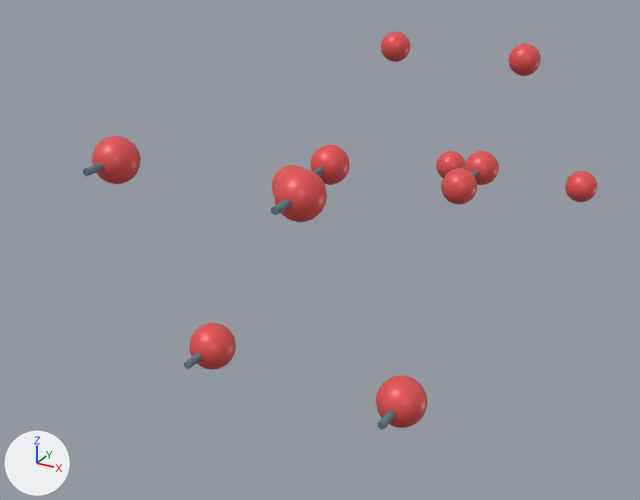
What one commit did to the glTF model ChemDex/assets/periodic-table/crystals/chat-solid-oxygen-beta.glb.
One viewpoint serves both versions: a 50 mm lens placed at (5.71, -13.1, 4.88), pointed at (-0.91, -1.07, -1.14). Lighting does not change. The marker at lower left points along +X, +Y and +Z. The first picture is the older version.

Names of what the first picture shows: 'Mesh_1.007', 'Mesh_1.008', 'Mesh_1.009', 'O · O · 1.001', 'O · O · 1.002', 'O · O · 1.003', 'O · O · 1.004', 'O · O · 1.006', 'O · O · 1.007', 'O · O · 1.008', 'O · O · 1.009', 'O · O · 1.010', 'O · O · 1.011' and 5 more.
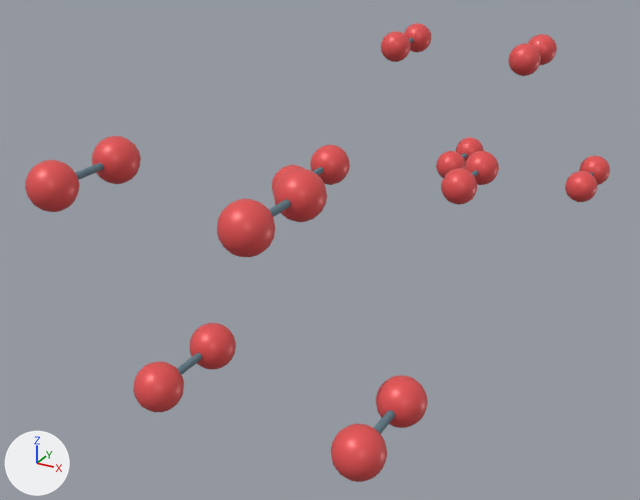
Location of each change, [x1, y1, x2, y2] in pixels of the pictures (640 x 500 px):
'O · O · 1.019', added (red)
    after: [217, 199, 275, 257]
'O · O · 1.018', added (red)
    after: [331, 424, 387, 482]
'O · O · 1.017', added (red)
    after: [25, 160, 79, 212]
'O · O · 1.016', added (red)
    after: [133, 362, 184, 412]
'O · O · 1.013', added (red)
    after: [404, 23, 431, 52]
'O · O · 1.014', added (red)
    after: [579, 156, 610, 185]
'O · O · 1.015', added (red)
    after: [528, 34, 557, 65]
'Mesh_1.007', moved, rescaled
    before: [271, 199, 291, 215]
    after: [75, 163, 104, 180]
'O · O · 1.012', added
    after: [456, 137, 484, 162]
'Mesh_1.008', moved (mostly hidden)
    before: [472, 170, 478, 177]
    after: [374, 410, 395, 434]
'Mesh_1.009', moved (mostly hidden)
    before: [313, 167, 323, 175]
    after: [269, 199, 291, 217]
'Mesh_1.006', moved (not visible before)
    after: [177, 353, 202, 375]

The edits, one by one:
Object 'Mesh_1.006' (ob_mesh_1_006) moves from (1.413, -0.294, 2.447) to (0.0, -10.16, 0.0).
Object 'Mesh_1.007' (ob_mesh_1_007) moves from (1.413, -9.866, 2.447) to (-1.413, -10.16, 2.447).
Object 'Mesh_1.007' (ob_mesh_1_007) is rescaled from (0.055, 0.055, 0.588) to (0.055, 0.055, 1.18).
Object 'Mesh_1.008' (ob_mesh_1_008) moves from (1.413, -3.387, 0.816) to (2.826, -10.16, 0.0).
Object 'Mesh_1.009' (ob_mesh_1_009) moves from (0.0, -6.773, 1.632) to (1.413, -10.16, 2.447).
Object 'O · O · 1.019' (ob_o___o___1_019) is new; it shows me_mesh_0.
Its parent is ob_β_oxygen_rắn___điều_kiện_nguồn.
Its location is (1.413, -10.75, 2.447).
Object 'O · O · 1.018' (ob_o___o___1_018) is new; it shows me_mesh_0.
Its parent is ob_β_oxygen_rắn___điều_kiện_nguồn.
Its location is (2.826, -10.75, 0.0).
Object 'O · O · 1.017' (ob_o___o___1_017) is new; it shows me_mesh_0.
Its parent is ob_β_oxygen_rắn___điều_kiện_nguồn.
Its location is (-1.413, -10.75, 2.447).
Object 'O · O · 1.016' (ob_o___o___1_016) is new; it shows me_mesh_0.
Its parent is ob_β_oxygen_rắn___điều_kiện_nguồn.
Its location is (0.0, -10.75, 0.0).
Object 'O · O · 1.015' (ob_o___o___1_015) is new; it shows me_mesh_0.
Its parent is ob_β_oxygen_rắn___điều_kiện_nguồn.
Its location is (1.413, 0.588, 2.447).
Object 'O · O · 1.014' (ob_o___o___1_014) is new; it shows me_mesh_0.
Its parent is ob_β_oxygen_rắn___điều_kiện_nguồn.
Its location is (2.826, 0.588, 0.0).
Object 'O · O · 1.013' (ob_o___o___1_013) is new; it shows me_mesh_0.
Its parent is ob_β_oxygen_rắn___điều_kiện_nguồn.
Its location is (-1.413, 0.588, 2.447).
Object 'O · O · 1.012' (ob_o___o___1_012) is new; it shows me_mesh_0.
Its parent is ob_β_oxygen_rắn___điều_kiện_nguồn.
Its location is (0.0, 0.588, 0.0).
